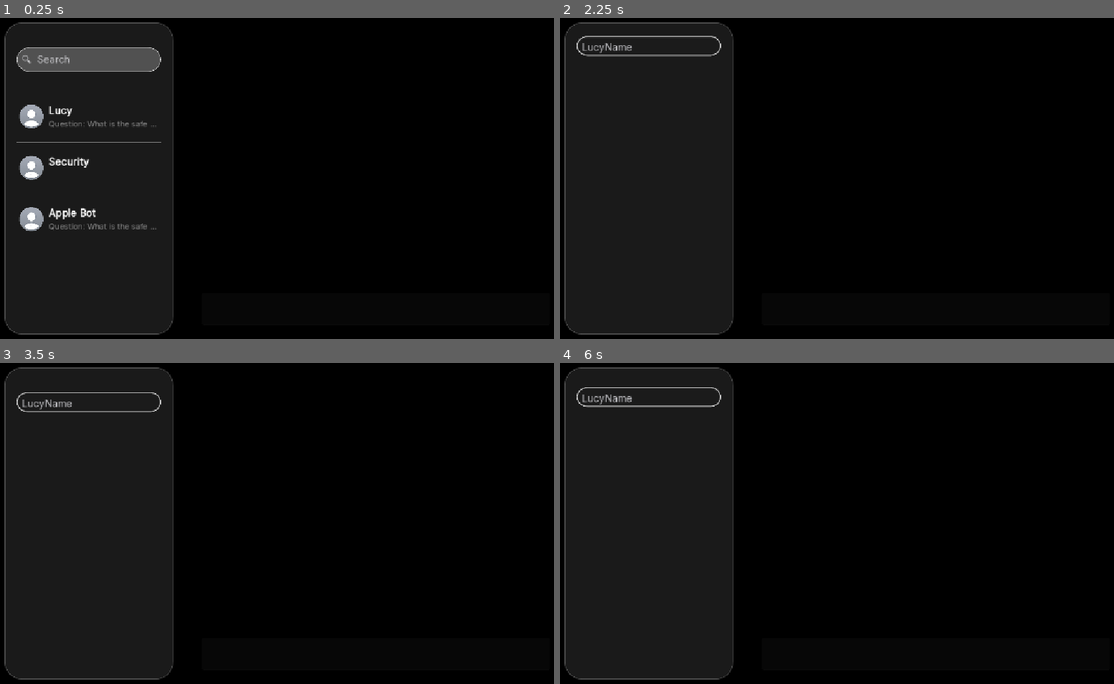
Above: before the commit, frames 1-4 (two rows, left to right).
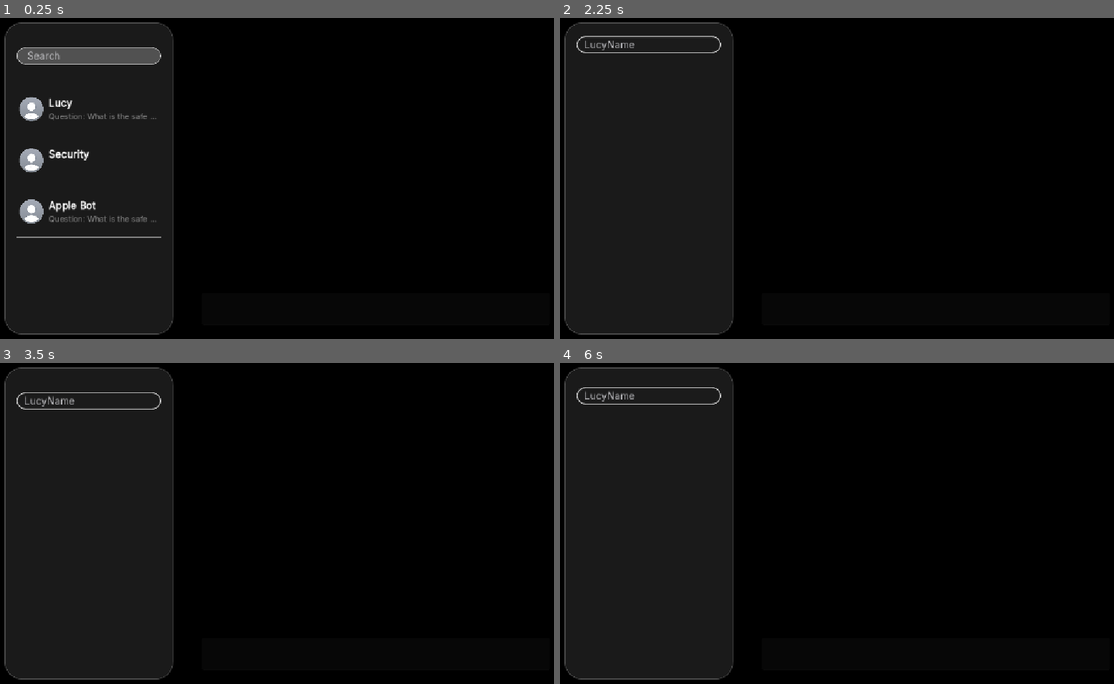
Above: after the commit, the same moments.

Repository: josephsmithberger/copy-paste-interrogate
Game: Godot game, scene res://scenes/main_window.tscn
The game is run twice, just before and just after one commit, with the same random seed, the same clock (stepped at 60 frames per second) and the same inputs. This scene is started directly instead of the project's main scene.
Inputs (mouse positions are in pixels of both pictures, inside the frame that each line leads up to):
- Up to frame 1 (0.25 s): no input
- Up to frame 2 (2.25 s): click (648, 59) at 0.52 s; type "Lucy" at 0.6 s; type "Name" at 1.25 s; tap Enter at 2 s; drag from (648, 181) to (903, 107) at 2.02 s
- Up to frame 3 (3.5 s): drag from (376, 523) to (254, 587) at 2.77 s
- Up to frame 4 (6 s): tap Space at 3.5, 5 s; move the mouse to (903, 452) at 3.52 s; click (903, 452) at 3.67 s; tap Enter at 4.25, 5.75 s; drag from (814, 587) to (676, 475) at 4.27 s; move the mouse to (1019, 571) at 5.02 s; click (1019, 571) at 5.17 s; drag from (676, 475) to (759, 443) at 5.77 s

The runs differ from the first frame. In frame 1, 3.0% of the frame differs, in the area x 2-30%, y 9-69%; in frame 2, 0.4%; in frame 3, 0.4%; in frame 4, 0.4%.

Commit message:
fuck this scroll container

Diff:
--- a/project.godot
+++ b/project.godot
@@ -13,7 +13,6 @@
 config/name="Copy-Paste-Interrogate"
 run/main_scene="uid://csetq7krkvpro"
 config/features=PackedStringArray("4.5", "Forward Plus")
-config/icon="res://icon.svg"
 
 [autoload]
 
@@ -25,6 +24,11 @@
 
 window/stretch/mode="canvas_items"
 
+[input_devices]
+
+pointing/emulate_touch_from_mouse=true
+pointing/emulate_mouse_from_touch=false
+
 [rendering]
 
 renderer/rendering_method="mobile"
--- a/scenes/main_window.tscn
+++ b/scenes/main_window.tscn
@@ -1,9 +1,8 @@
-[gd_scene load_steps=18 format=3 uid="uid://86c4yi82mspk"]
+[gd_scene load_steps=16 format=3 uid="uid://86c4yi82mspk"]
 
 [ext_resource type="Theme" uid="uid://ylaclft01m8p" path="res://assets/ui/styling.tres" id="1_ax7xg"]
 [ext_resource type="Script" uid="uid://b27qw68lgcnix" path="res://scripts/contact_handler.gd" id="2_exmdq"]
 [ext_resource type="Script" uid="uid://cgefaxr1kiuco" path="res://scripts/chat_handler.gd" id="3_ax7xg"]
-[ext_resource type="Shader" uid="uid://dxvbib4fc8jai" path="res://assets/ui/window_falloff_blur.gdshader" id="4_ax7xg"]
 [ext_resource type="AudioStream" uid="uid://dlckp8iapxhln" path="res://assets/ui/audio/recieve.mp3" id="4_j4oxs"]
 [ext_resource type="AudioStream" uid="uid://b6qmnq3yku406" path="res://assets/ui/audio/send.mp3" id="5_c4u0h"]
 [ext_resource type="Texture2D" uid="uid://drxt0u0y3y1t5" path="res://assets/ui/symbols/Untitled-1.png" id="5_exmdq"]
@@ -30,8 +29,8 @@
 [sub_resource type="StyleBoxEmpty" id="StyleBoxEmpty_lr1yk"]
 
 [sub_resource type="StyleBoxFlat" id="StyleBoxFlat_qvr6y"]
-content_margin_left = 10.0
-content_margin_top = 10.0
+content_margin_left = 15.0
+content_margin_top = 5.0
 content_margin_right = 10.0
 content_margin_bottom = 5.0
 bg_color = Color(0.6, 0.6, 0.6, 0.43137255)
@@ -44,15 +43,6 @@
 corner_radius_top_right = 25
 corner_radius_bottom_right = 25
 corner_radius_bottom_left = 25
-
-[sub_resource type="ShaderMaterial" id="ShaderMaterial_exmdq"]
-shader = ExtResource("4_ax7xg")
-shader_parameter/blur_strength = 4.0
-shader_parameter/falloff_size = 0.29999999329439997
-shader_parameter/falloff_offset = 0.0
-shader_parameter/falloff_curve = 1.0
-shader_parameter/gradient_color = Color(0, 0, 0, 1)
-shader_parameter/gradient_strength = 0.5
 
 [sub_resource type="Gradient" id="Gradient_lp381"]
 offsets = PackedFloat32Array(0.9866667)
@@ -146,7 +136,7 @@
 theme_override_colors/font_placeholder_color = Color(0.7864755, 0.786502, 0.7998847, 1)
 theme_override_font_sizes/font_size = 20
 theme_override_styles/normal = SubResource("StyleBoxFlat_qvr6y")
-placeholder_text = "🔍  Search"
+placeholder_text = " Search"
 
 [node name="Search_padding2" type="HSeparator" parent="MarginContainer/HSplitContainer/PanelContainer/ScrollContainer/Chatlist"]
 layout_mode = 2
@@ -156,6 +146,7 @@
 [node name="ChatView" type="PanelContainer" parent="MarginContainer/HSplitContainer"]
 clip_children = 1
 layout_mode = 2
+mouse_filter = 2
 theme = ExtResource("1_ax7xg")
 script = ExtResource("3_ax7xg")
 
@@ -177,12 +168,6 @@
 size_flags_horizontal = 3
 size_flags_vertical = 3
 
-[node name="Fade" type="ColorRect" parent="MarginContainer/HSplitContainer/ChatView"]
-z_index = 1
-material = SubResource("ShaderMaterial_exmdq")
-layout_mode = 2
-mouse_filter = 2
-
 [node name="VBoxContainer" type="VBoxContainer" parent="MarginContainer/HSplitContainer/ChatView"]
 z_index = 1
 layout_mode = 2
@@ -193,6 +178,7 @@
 layout_mode = 2
 size_flags_horizontal = 4
 size_flags_vertical = 4
+mouse_filter = 2
 texture = SubResource("GradientTexture2D_ax7xg")
 stretch_mode = 3
 
@@ -215,6 +201,7 @@
 keep_editing_on_text_submit = true
 virtual_keyboard_show_on_focus = false
 clear_button_enabled = true
+caret_blink = true
 
 [node name="error_notification" parent="." instance=ExtResource("6_k1aoa")]
 title = "Error"
--- a/scripts/autoloads/SceneManager.gd
+++ b/scripts/autoloads/SceneManager.gd
@@ -11,7 +11,6 @@
 
 func change_scene(scene_key: String) -> void:
 	if _is_changing:
-		print("SceneManager: Already changing scene, ignoring request")
 		return
 
 	if not scene_key in SCENES:
@@ -19,7 +18,6 @@
 		return
 
 	var scene_path: String = SCENES[scene_key]
-	print("SceneManager: Changing to scene: " + scene_path)
 
 	_is_changing = true
 
@@ -36,17 +34,13 @@
 		push_error("SceneManager: Failed to change scene. Error code: " + str(error))
 		_is_changing = false
 	else:
-		print("SceneManager: Scene change successful")
 		# Reset flag after a frame to allow the new scene to load
 		await get_tree().process_frame
 		_is_changing = false
 
 func change_scene_to_path(scene_path: String) -> void:
 	if _is_changing:
-		print("SceneManager: Already changing scene, ignoring request")
 		return
-
-	print("SceneManager: Changing to scene path: " + scene_path)
 
 	_is_changing = true
 
@@ -63,7 +57,6 @@
 		push_error("SceneManager: Failed to change scene. Error code: " + str(error))
 		_is_changing = false
 	else:
-		print("SceneManager: Scene change successful")
 		# Reset flag after a frame
 		await get_tree().process_frame
 		_is_changing = false
--- a/scripts/chat_handler.gd
+++ b/scripts/chat_handler.gd
@@ -33,16 +33,11 @@
 @onready var recieve_audio: AudioStreamPlayer = $recieve_audio
 
 func _ready() -> void:
-	print("chat_handler: Initializing")
 	_debug_log("chat_handler initializing...")
 
 	_npc_bubble = load(NPC_BUBBLE_SCENE)
 	_player_bubble = load(PLAYER_BUBBLE_SCENE)
 	_typing_indicator = load(TYPING_INDICATOR_SCENE)
-
-	print("chat_handler: NPC bubble loaded: ", _npc_bubble != null)
-	print("chat_handler: Player bubble loaded: ", _player_bubble != null)
-	print("chat_handler: Typing indicator loaded: ", _typing_indicator != null)
 
 	_debug_log("Bubbles loaded: NPC=%s Player=%s" % [_npc_bubble != null, _player_bubble != null])
 
@@ -56,7 +51,6 @@
 	# For web debugging - set placeholder text temporarily
 	if _input:
 		_input.placeholder_text = msg
-		print("[DEBUG] ", msg)
 
 func _setup_notifications() -> void:
 	var root := get_tree().current_scene
@@ -113,7 +107,6 @@
 			c.set_selected(c == card)
 
 func _apply_to_ui() -> void:
-	print("chat_handler: Loading conversation from: ", chat_json_path)
 
 	var engine := get_node_or_null("/root/DialogueEngine")
 	if engine:
@@ -122,7 +115,6 @@
 			var data: Variant = JSON.parse_string(file.get_as_text())
 			file.close()
 			if typeof(data) == TYPE_DICTIONARY:
-				print("chat_handler: Loading conversation into engine")
 				engine.load_conversation(chat_json_path, data, false)
 			else:
 				push_error("chat_handler: Failed to parse JSON from " + chat_json_path)
@@ -132,8 +124,6 @@
 		push_error("chat_handler: DialogueEngine not found!")
 
 	_profile_icon.texture = profile_texture
-	print("chat_handler: Profile texture set: ", profile_texture != null)
-	print("chat_handler: Chat history length: ", chat_history.size())
 
 	_rebuild_bubbles()
 	_seed_vocab()
@@ -143,7 +133,6 @@
 	_input.placeholder_text = "iMessage"
 
 func _rebuild_bubbles() -> void:
-	print("chat_handler: Rebuilding bubbles")
 	_debug_log("Rebuilding bubbles...")
 
 	for c in _messages.get_children():
@@ -153,23 +142,19 @@
 
 	var engine := get_node_or_null("/root/DialogueEngine")
 	var history: Array = engine.get_history(chat_json_path) if engine else []
-	print("chat_handler: Engine history length: ", history.size())
 
 	if history.is_empty():
 		history = chat_history
-		print("chat_handler: Using local chat_history instead, length: ", history.size())
 		_debug_log("History: %d messages" % history.size())
 
 	for entry in history:
 		var is_player: bool = entry.get("author", "contact") == "player"
 		var text := str(entry.get("text", ""))
-		print("chat_handler: Adding bubble - player:", is_player, " text:", text.substr(0, 50))
 		_add_bubble_to_history(text, is_player)
 
 	_bottom_sep = _add_spacer("BottomSeparator")
 	_update_bubble_widths()
 
-	print("chat_handler: Bubbles rebuilt, total message children: ", _messages.get_child_count())
 	_debug_log("Built %d bubbles" % history.size())
 
 func _add_spacer(spacer_name: String) -> HSeparator:
--- a/scripts/chat_json_view.gd
+++ b/scripts/chat_json_view.gd
@@ -17,8 +17,6 @@
 	load_chat_from_json()
 
 func load_chat_from_json() -> void:
-	print("ChatJsonView: Loading from path: ", chat_json_path)
-
 	if chat_json_path.is_empty():
 		var msg := "No chat JSON path set."
 		push_warning("ChatJsonView: %s" % msg)
@@ -33,8 +31,6 @@
 		return
 	var text := file.get_as_text()
 	file.close()
-
-	print("ChatJsonView: File loaded, length: ", text.length())
 
 	var root: Variant = JSON.parse_string(text)
 	if typeof(root) != TYPE_DICTIONARY:
@@ -67,8 +63,6 @@
 			# Ignore any strings after steps (authors must move them into step.success)
 			if typeof(entry) == TYPE_STRING:
 				push_warning("ChatJsonView: Ignoring NPC line after first step (move into prior step.success)")
-
-	print("ChatJsonView: Parsed ", chat_history.size(), " pre-step messages")
 
 	# Load texture
 	profile_texture = null
--- a/scripts/contact_handler.gd
+++ b/scripts/contact_handler.gd
@@ -42,7 +42,6 @@
 			var user_files := DirAccess.get_files_at(USER_CHATS_DIR)
 			if not user_files.is_empty():
 				chat_dir = USER_CHATS_DIR
-				print("contact_handler: Using imported dialogues from user:// directory")
 
 	var files := DirAccess.get_files_at(chat_dir)
 	if files.is_empty():
@@ -66,8 +65,6 @@
 		# Set exported json path on the card's script
 		card.chat_json_path = json_path
 
-		print("contact_handler: Adding card for", json_path)
-
 		add_child(card)
 		move_child(card, insert_after.get_index() + 1)
 
@@ -80,8 +77,6 @@
 
 	if added == 0:
 		push_warning("contact_handler: No JSON chats found in %s" % chat_dir)
-	else:
-		print("contact_handler: Added %d chat(s) from %s" % [added, chat_dir])
 
 	# Apply any existing search text (e.g., if user typed early or restored state)
 	_filter_contacts()
--- a/scripts/npc_alt_message_bubble.gd
+++ /dev/null
@@ -1,6 +0,0 @@
-extends MarginContainer
-
-
-
-func _on_texture_button_pressed() -> void:
-	print("pressed")
Not shown, removed: scripts/npc_alt_message_bubble.gd.uid
Not shown, changed: README.md
